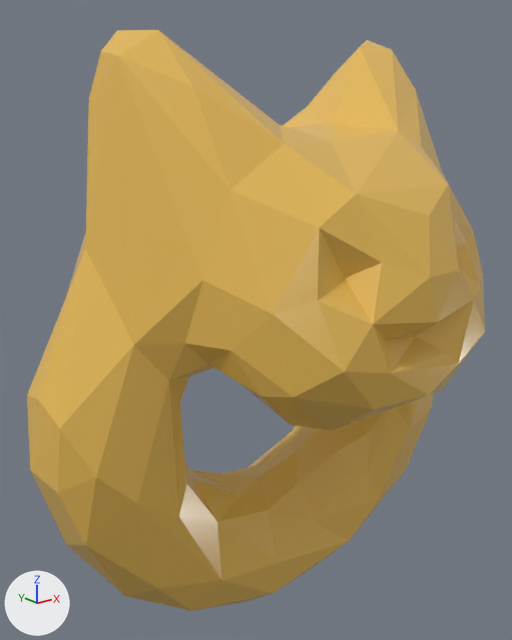
One commit to the glTF model model_v2.glb: the scene before it, then after it.
Rendered twice from a 50 mm lens placed at (-2.11, -2.54, 1.33), pointed at (-0.17, -0.11, 0.36). Every picture has the same lights, and +X, +Y and +Z are marked at lower left. Where no turn or scale is listed for an object, it has been applied to the vertices.

In view in the first picture: 'トーラス'.
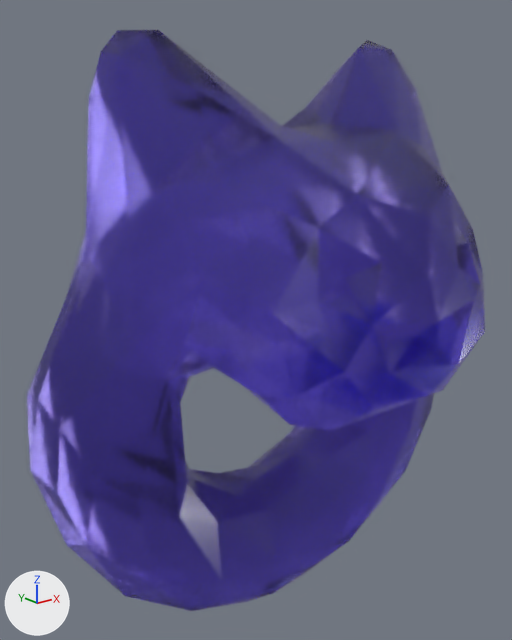
Changed parts and their boxes [x1, y1, x2, y2] in the pictures (512 x 640 px):
'トーラス', surface changed, recoloured (orange to blue)
    both: [27, 30, 485, 611]

Edits to the bpy script that builds the scene:
```text
Change mat_material_0:
    where n0 = _N.new('ShaderNodeBsdfPrincipled'); n0.name = 'Principled BSDF'
    add n0.inputs[3].default_value = 1.33  # 'IOR'
    add n0.inputs[18].default_value = 1.0  # 'Transmission Weight'
Change me_トーラス:
    where me_トーラス.from_pydata(...)  # 205 vertices, 410 faces; spans x -1.21..1.21, y -0.99..0.37, z -1.21..1.6
    used by ob_トーラス; location = (0.0, 0.0, 0.0)
    me_トーラス part 1: 410 faces centred in x -1.19..1.19, y -0.97..0.35, z -1.18..1.57 are repainted in the vertex colours; the middle colour goes from orange #e7bb59 to blue #6b59e7
```
